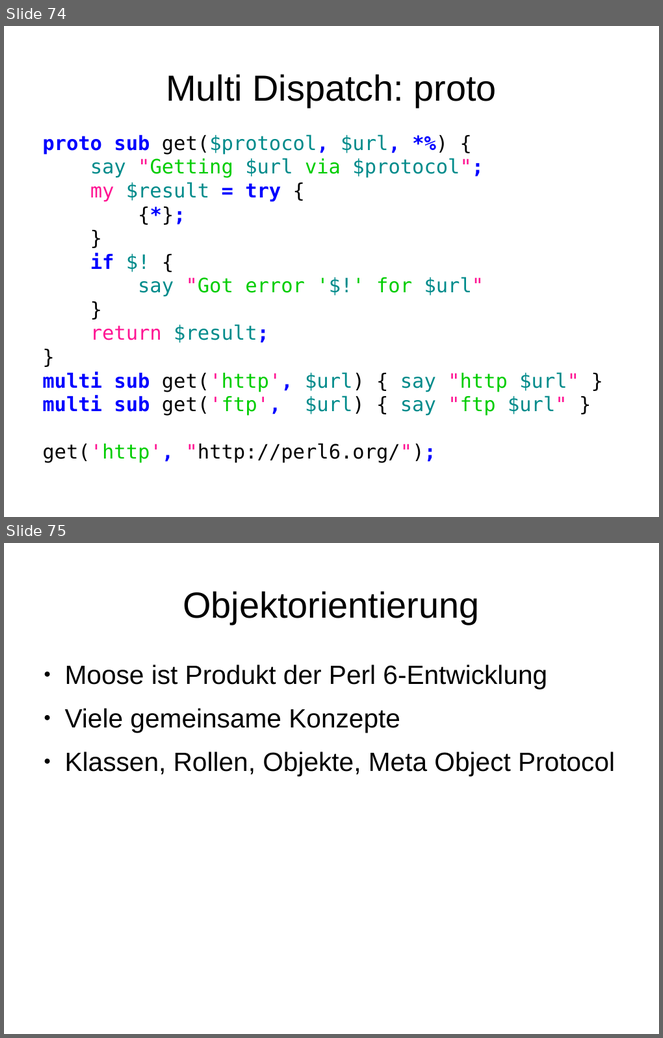
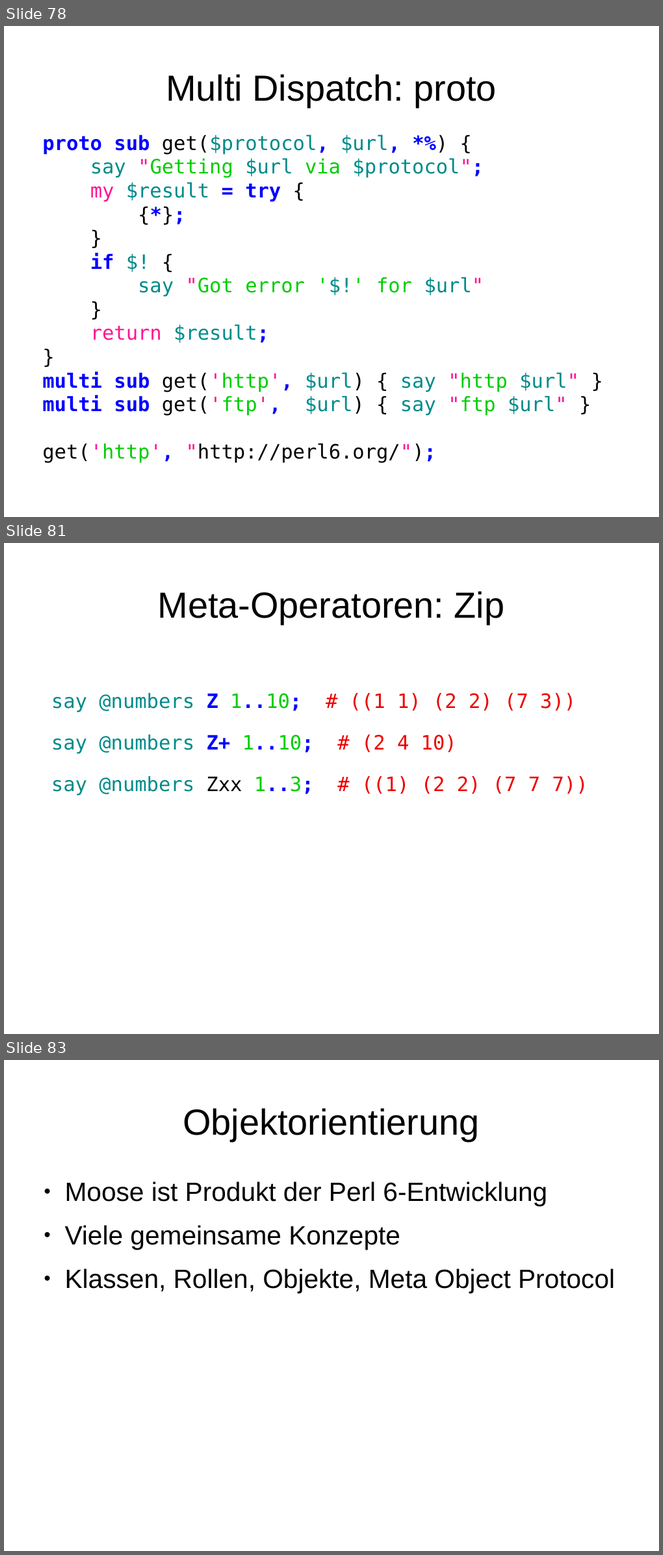
Before and after one commit to moritz/perl6-training-de, a slide deck: schulung.odp. Shown one above the other, each under a label of ours: slides 74 and 75 before the commit, slides 78, 81 and 83 after it; the slides between them are not shown. The pictures are 663x1038 and 663x1555 pixels, drawn with LibreOffice and Linux fonts; fonts in the diff are those of the drawing. Boxes give left, top, right and bottom in pixels: in the first picture for what was removed or moved away, otherwise in the second. Text is boxed around its words. In the diff, an @@ line names an element or a change of style, - is before the commit and + after.

Commit message:
Operatoren

```diff
--- a/schulung.odp
+++ b/schulung.odp
@@ slide 81 added at (4, 543, 659, 1034), background #FFFFFF @@
@@ title added at (158, 591, 505, 624), 44 pt, text #000000 @@
+Meta-Operatoren: Zip
@@ text added at (51, 693, 588, 795), 24 pt, text #EE0000 @@
+say @numbers Z 1..10; # ((1 1) (2 2) (7 3))
+say @numbers Z+ 1..10; # (2 4 10)
+say @numbers Zxx 1..3; # ((1) (2 2) (7 7 7))
@@ what was slide 74 is now slide 78 @@
@@ what was slide 75 is now slide 83 @@
```
Also in this commit, not shown: 9 other slides added, 3 other files.
